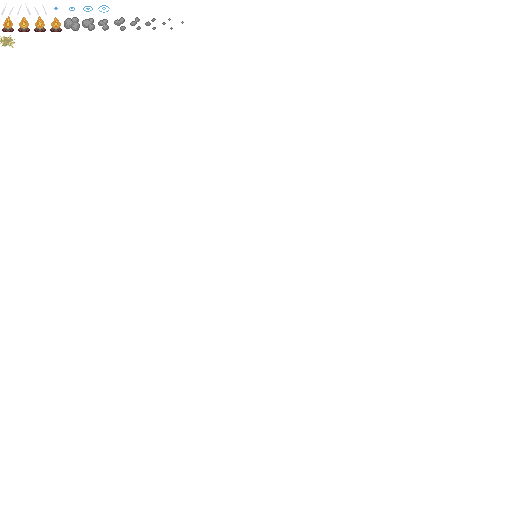
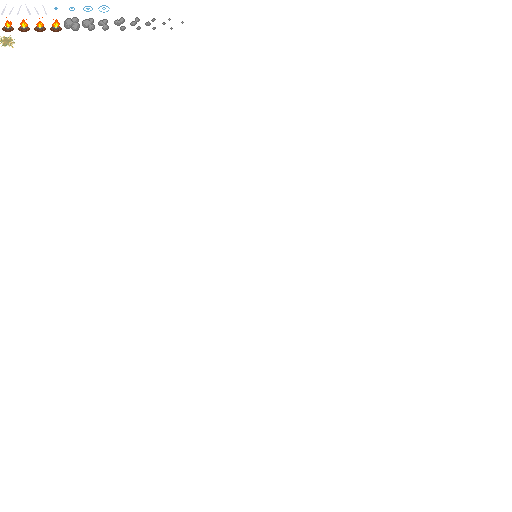
The second 512px x 512px image is a revision of the first. Changes to its layers:
painted on "effects" over left=2, top=16, right=62, bottom=32
